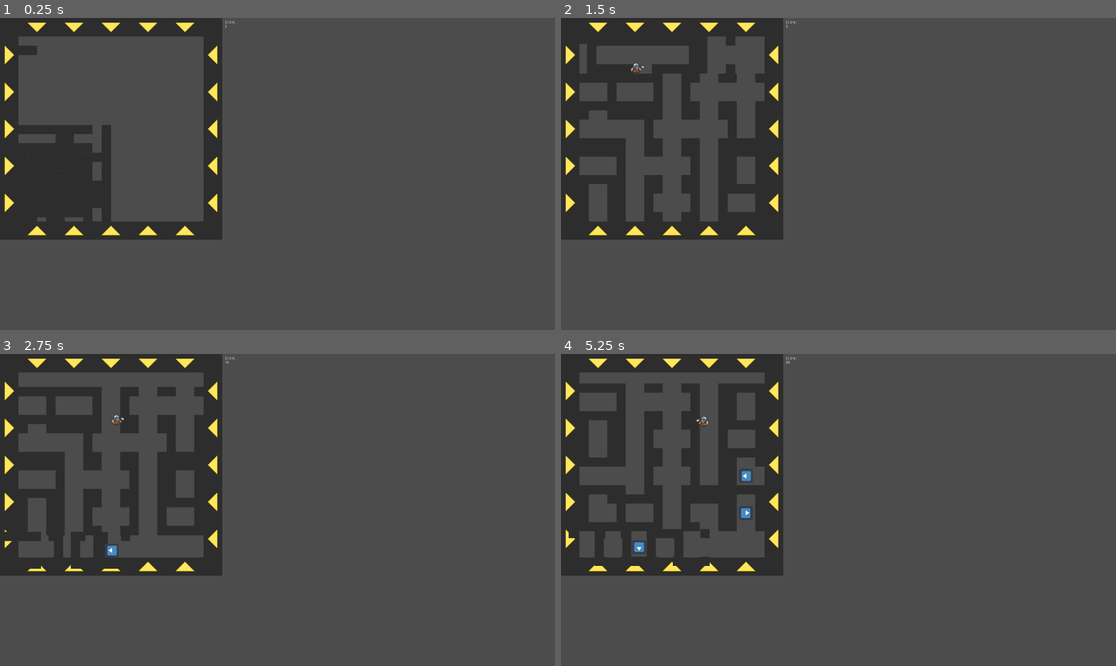
Above: before the commit, frames 1-4 (two rows, left to right).
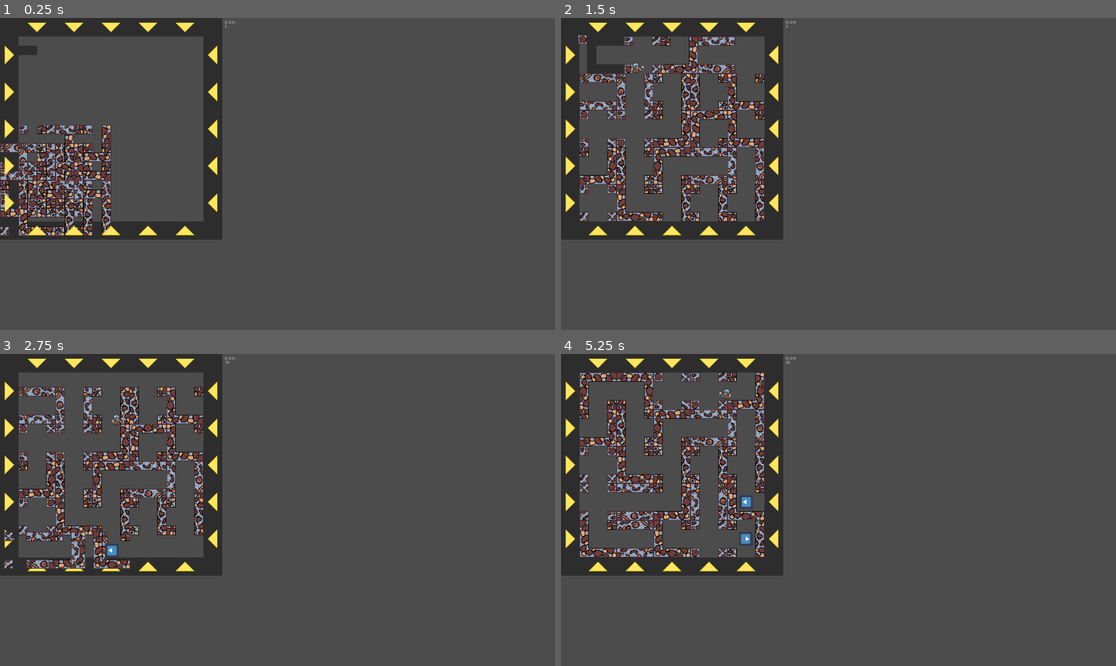
Above: after the commit, the same moments.

Repository: DorianSnowball/amazeing-mine
Game: Godot game, scene res://MainUI.tscn
Two runs of this game, one before a commit and one after it. Both use one fixed random seed, a clock stepped at 60 frames per second and the inputs below. The engine's default icon, where the game draws it, is replaced by a stand-in: a white triangle on a blue panel in a dark square.
Inputs (mouse positions are in pixels of both pictures, inside the frame that each line leads up to):
- Up to frame 1 (0.25 s): no input
- Up to frame 2 (1.5 s): hold D (move_right) 0.53-1.25 s; tap Space (jump) at 0.77 s; click (572, 55) at 1.27 s
- Up to frame 3 (2.75 s): hold D (move_right) from 2.03 s (still down); tap Space (jump) at 2.27 s
- Up to frame 4 (5.25 s): release D (move_right) at 2.78 s; hold A (move_left) 2.78-3.53 s; hold D (move_right) 3.53-5.03 s; tap Space (jump) at 3.77, 4.52 s; hold A (move_left) from 5.03 s (still down)

The runs differ from the first frame. In frame 1, 4.4% of the frame differs, in the area x 0-21%, y 34-70%; in frame 2, 8.5%; in frame 3, 8.4%; in frame 4, 11%, in the area x 1-41%, y 2-68%.

Commit message:
changed textures

Diff:
--- a/game/Gamefield.gd
+++ b/game/Gamefield.gd
@@ -8,7 +8,7 @@
 
 var arrow_button = load("res://Arrow_Button.tscn")
 
-var tile_list = [tile_tube, tile_corner, tile_end_piece, tile_T_piece, tile_intersection]
+var tile_list = [tile_tube, tile_corner, tile_T_piece, tile_intersection]
 
 # Declare member variables here. Examples:
 var fieldsize_width : int = 5
--- a/game/Tile_Corner.tscn
+++ b/game/Tile_Corner.tscn
@@ -1,6 +1,6 @@
 [gd_scene load_steps=4 format=2]
 
-[ext_resource path="res://Sprites/Tile_Corner_Piece.png" type="Texture" id=1]
+[ext_resource path="res://Sprites/Tile_corner.png" type="Texture" id=1]
 
 [sub_resource type="RectangleShape2D" id=1]
 extents = Vector2( 8, 8 )
--- a/game/Tile_Intersection.tscn
+++ b/game/Tile_Intersection.tscn
@@ -1,6 +1,6 @@
 [gd_scene load_steps=3 format=2]
 
-[ext_resource path="res://Sprites/Tile_Intersection.png" type="Texture" id=1]
+[ext_resource path="res://Sprites/Tile_cross.png" type="Texture" id=1]
 
 [sub_resource type="RectangleShape2D" id=1]
 extents = Vector2( 8, 8 )
--- a/game/Tile_T_Piece.tscn
+++ b/game/Tile_T_Piece.tscn
@@ -1,6 +1,6 @@
 [gd_scene load_steps=4 format=2]
 
-[ext_resource path="res://Sprites/Tile_T_Piece.png" type="Texture" id=1]
+[ext_resource path="res://Sprites/Tile_T.png" type="Texture" id=1]
 
 [sub_resource type="RectangleShape2D" id=1]
 extents = Vector2( 32, 8 )
--- a/game/Tile_Tube.tscn
+++ b/game/Tile_Tube.tscn
@@ -1,6 +1,6 @@
 [gd_scene load_steps=3 format=2]
 
-[ext_resource path="res://Sprites/Tile_Tube.png" type="Texture" id=1]
+[ext_resource path="res://Sprites/Tile_tunnel.png" type="Texture" id=1]
 
 [sub_resource type="RectangleShape2D" id=1]
 extents = Vector2( 32, 8 )
Binary file added: game/Sprites/Tile_T.png
Not shown, added: game/Sprites/Tile_T.png.import
Binary file added: game/Sprites/Tile_corner.png
Not shown, added: game/Sprites/Tile_corner.png.import
Binary file added: game/Sprites/Tile_cross.png
Not shown, added: game/Sprites/Tile_cross.png.import
Binary file added: game/Sprites/Tile_tunnel.png
Not shown, added: game/Sprites/Tile_tunnel.png.import
